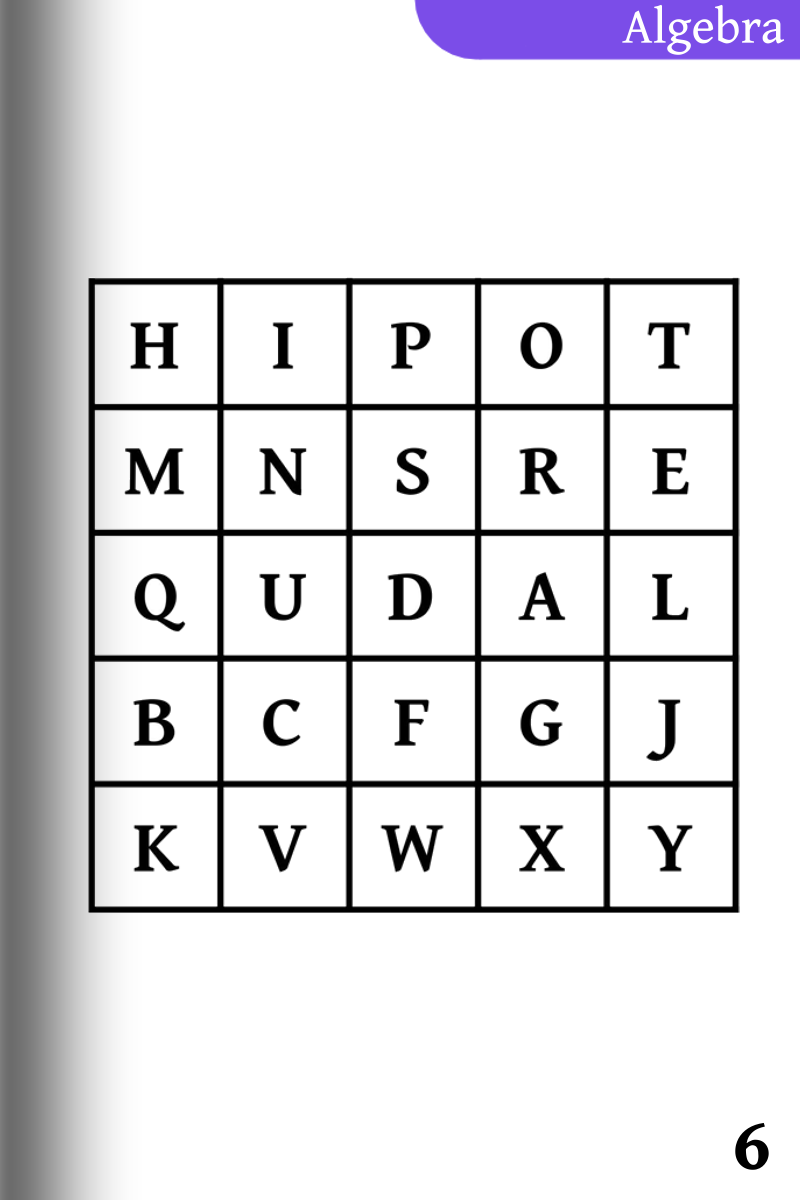
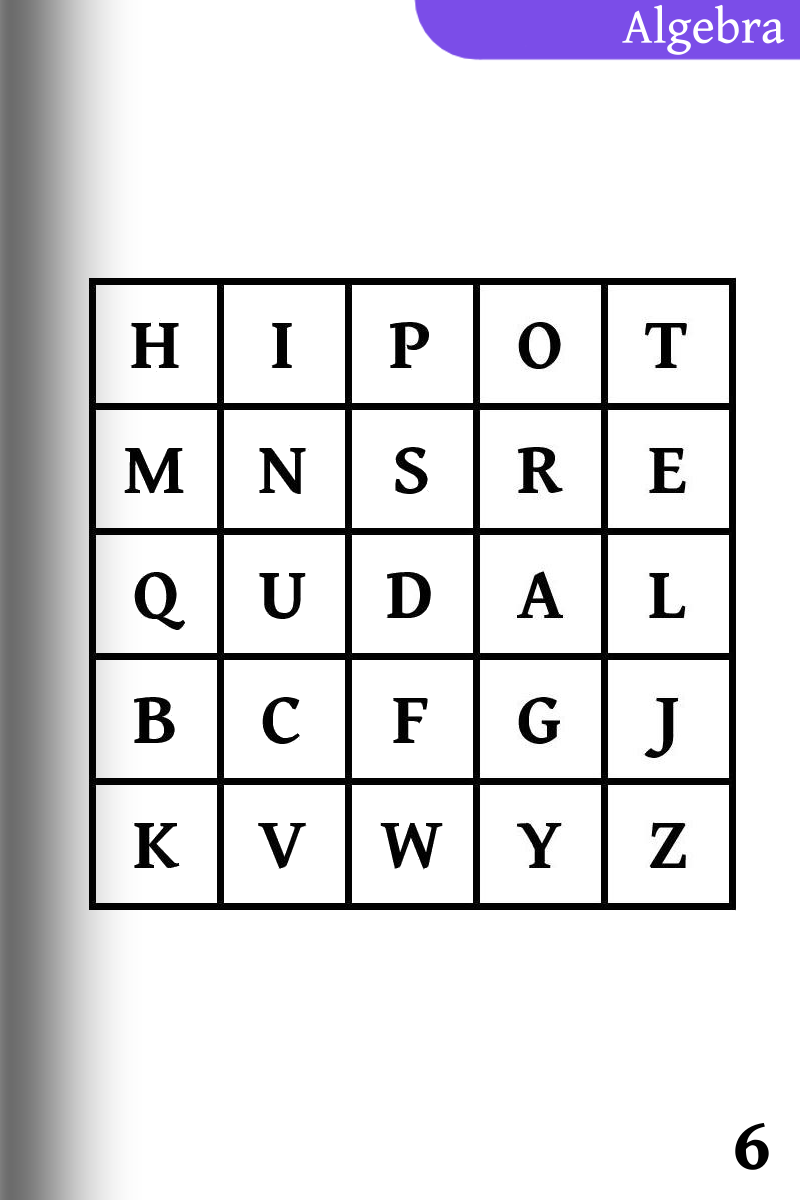
Layer changes from the first w=800, h=1200 image to the second:
added layer "New Grid" above "Grid" over [left=88, top=277, right=740, bottom=913]
hid "Grid", painted on it over [left=88, top=277, right=740, bottom=913]
painted on "Purple Bit" over [left=384, top=277, right=740, bottom=913]
painted on "Shadow" over [left=88, top=277, right=740, bottom=913]
painted on "Background" over [left=88, top=277, right=740, bottom=913]
